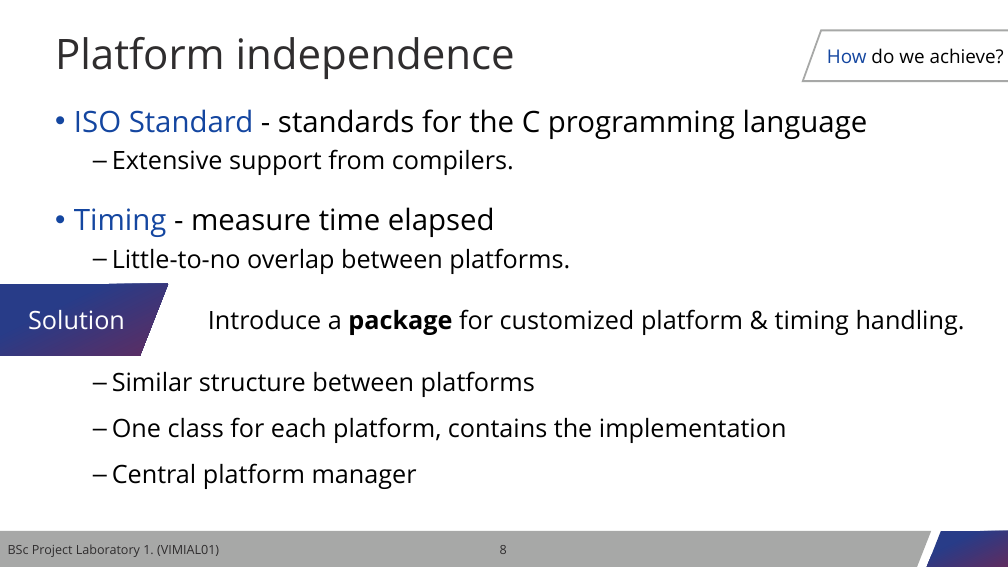
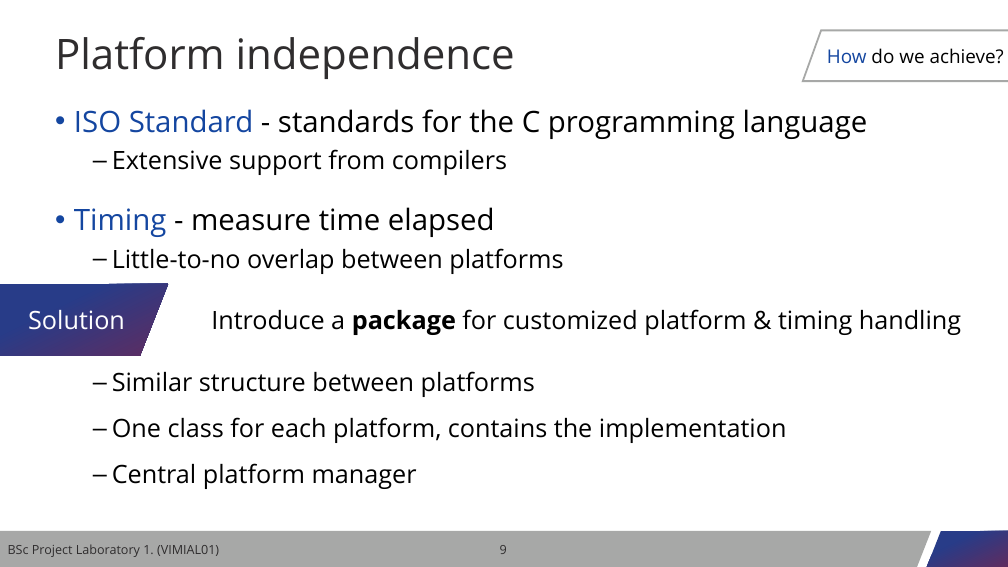
Before and after one commit to nagyl1999/gamma-c, a slide deck: slide 9 of presentation/gamma-c.pptx (slide 8 before the commit). Drawn at 1008x567 pixels with LibreOffice and Linux fonts; fonts in the diff are those of the drawing; background and template pictures are left out. Boxes give left, top, right and bottom in pixels: in the first picture for what was removed or moved away, otherwise in the second. Text is boxed around its words. In the diff, an @@ line names an element or a change of style, - is before the commit and + after.

```diff
--- a/presentation/gamma-c.pptx
+++ b/presentation/gamma-c.pptx
@@ text at (112,149,507,175): text changed @@
-  – Extensive support from compilers.
+  – Extensive support from compilers
@@ text at (112,248,563,274): text changed @@
-  – Little-to-no overlap between platforms.
+  – Little-to-no overlap between platforms
@@ text in free at (211,309,961,335): text changed @@
-Introduce a package for customized platform & timing handling.
+Introduce a package for customized platform & timing handling
@@ page number at (500,545,507,554): text changed @@
-8
+9
```
Also in this commit, not shown: 7 other slides changed, 1 slide added, 8 other files.
